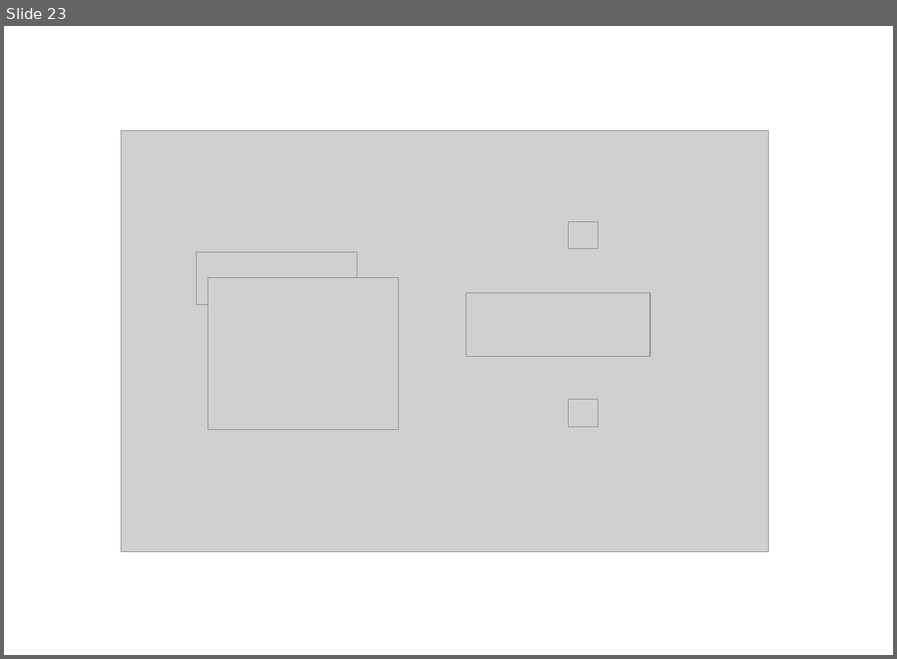
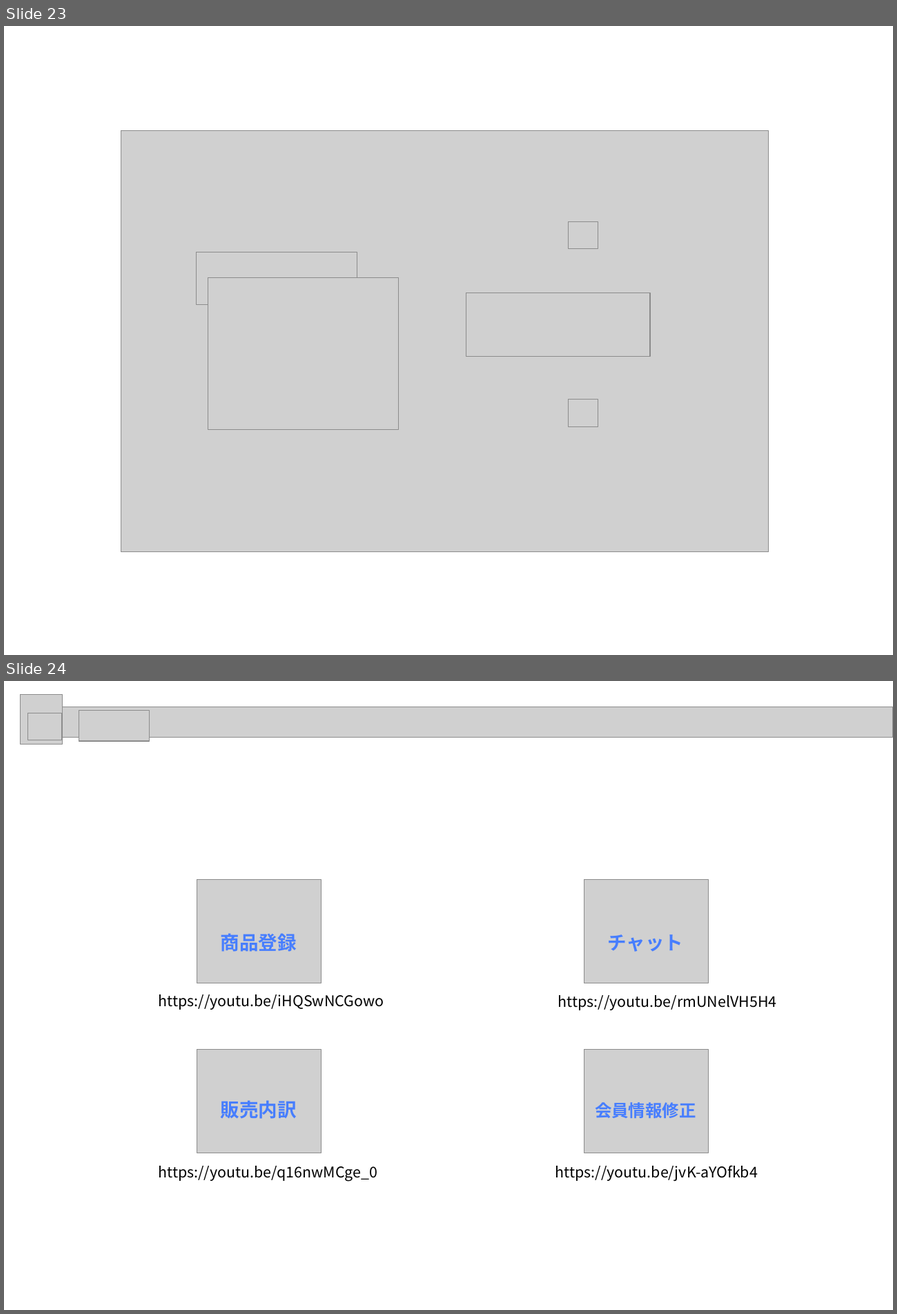
Before and after one commit to JUNYONG99/CampusMarket_JP, a slide deck: portfolio/CampusMarket.pptx. Shown one above the other, each under a label of ours: slide 23 before the commit, slides 23 and 24 after it. The pictures are 897x659 and 897x1314 pixels, drawn with LibreOffice and Linux fonts; fonts in the diff are those of the drawing; grey boxes stand for pictures; background and template pictures are left out. Boxes give left, top, right and bottom in pixels: in the first picture for what was removed or moved away, otherwise in the second. Text is boxed around its words. In the diff, an @@ line names an element or a change of style, - is before the commit and + after.

```diff
--- a/portfolio/CampusMarket.pptx
+++ b/portfolio/CampusMarket.pptx
@@ slide 24 added at (x1=4, y1=681, x2=893, y2=1310), background #FFFFFF @@
@@ picture added at (x1=21, y1=694, x2=63, y2=744) @@
@@ picture added at (x1=27, y1=713, x2=61, y2=740) @@
@@ picture added at (x1=52, y1=707, x2=892, y2=737) @@
@@ picture added at (x1=79, y1=711, x2=149, y2=741) @@
@@ picture added at (x1=197, y1=879, x2=321, y2=983) @@
@@ picture added at (x1=584, y1=879, x2=708, y2=983) @@
@@ text added at (x1=221, y1=933, x2=297, y2=951), 18 pt, text #477EFF, bold @@
+商品登録
@@ text added at (x1=608, y1=934, x2=684, y2=951), 18 pt, text #477EFF, bold @@
+チャット
@@ text added at (x1=159, y1=994, x2=384, y2=1009), 14 pt, text #000000 @@
+https://youtu.be/iHQSwNCGowo
@@ text added at (x1=558, y1=995, x2=777, y2=1010), 14 pt, text #000000 @@
+https://youtu.be/rmUNelVH5H4
@@ picture added at (x1=197, y1=1049, x2=321, y2=1152) @@
@@ picture added at (x1=584, y1=1049, x2=708, y2=1152) @@
@@ text added at (x1=221, y1=1100, x2=297, y2=1118), 18 pt, text #477EFF, bold @@
+販売内訳
@@ text added at (x1=595, y1=1102, x2=695, y2=1118), 16 pt, text #477EFF, bold @@
+会員情報修正
@@ text added at (x1=159, y1=1165, x2=377, y2=1181), 14 pt, text #000000 @@
+https://youtu.be/q16nwMCge_0
@@ text added at (x1=555, y1=1165, x2=757, y2=1181), 14 pt, text #000000 @@
+https://youtu.be/jvK-aYOfkb4
```
Also in this commit, not shown: 17 slides changed, 1 slide removed, 1 other file.
